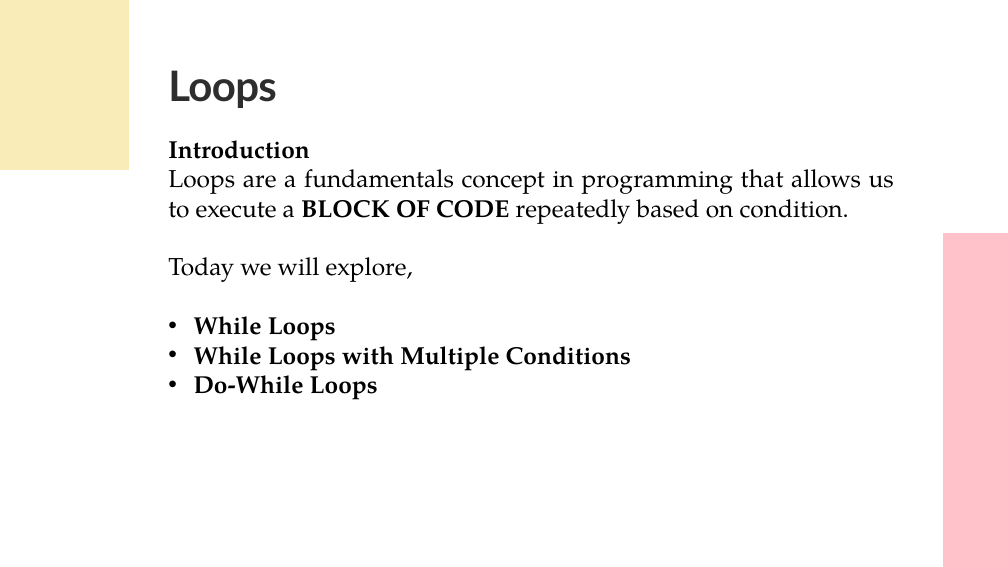
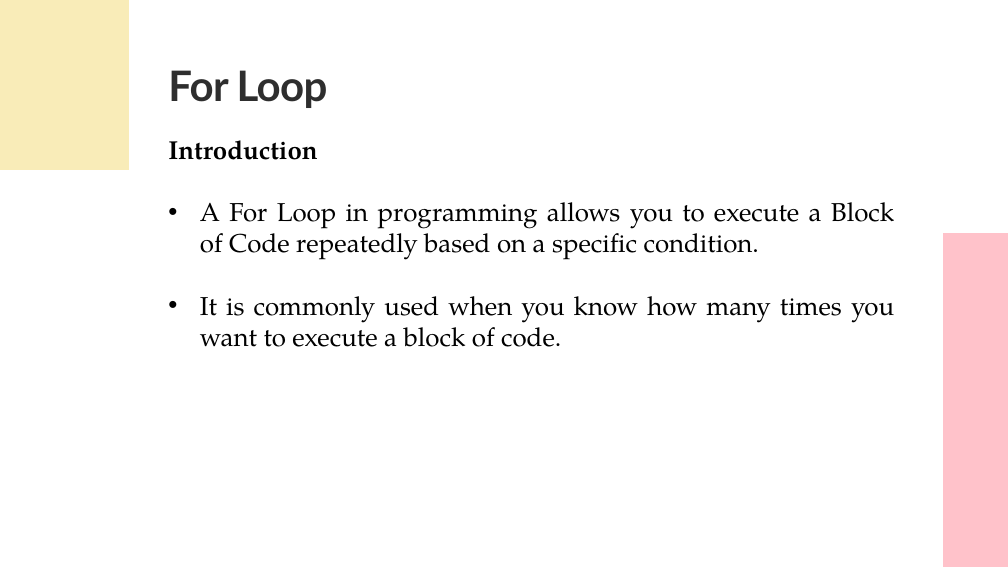
Before and after one commit to UKhayam/Programming-Fundamentals, a slide deck: slide 2 of PF-Lecture-5.pptx. Drawn at 1008x567 pixels with LibreOffice and Linux fonts; fonts in the diff are those of the drawing. Boxes give left, top, right and bottom in pixels: in the first picture for what was removed or moved away, otherwise in the second. Text is boxed around its words. In the diff, an @@ line names an element or a change of style, - is before the commit and + after.

```diff
--- a/PF-Lecture-5.pptx
+++ b/PF-Lecture-5.pptx
@@ text at bbox=[168, 70, 328, 108]: text changed @@
-Loops
+For Loop
@@ text at bbox=[168, 140, 317, 160]: size 35 to 37 pt in "Introduction" @@
@@ text at bbox=[200, 202, 894, 347]: text changed; size 35 to 37 pt @@
-Loops are a fundamentals concept in programming that allows us to execute a BLOCK OF CODE repeatedly based on condition.
-Today we will explore,
-• While Loops
-• While Loops with Multiple Conditions
-• Do-While Loops
+• A For Loop in programming allows you to execute a Block of Code repeatedly based on a specific condition.
+• It is commonly used when you know how many times you want to execute a block of code.
```
Also in this commit, not shown: 2 other slides changed, 4 slides added, 8 slides removed, 7 other files.
